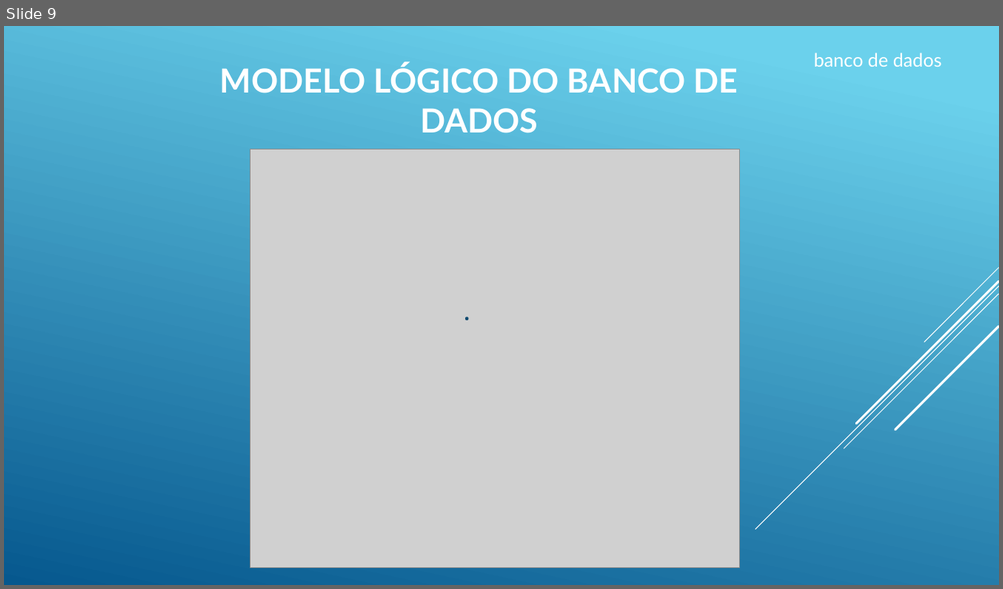
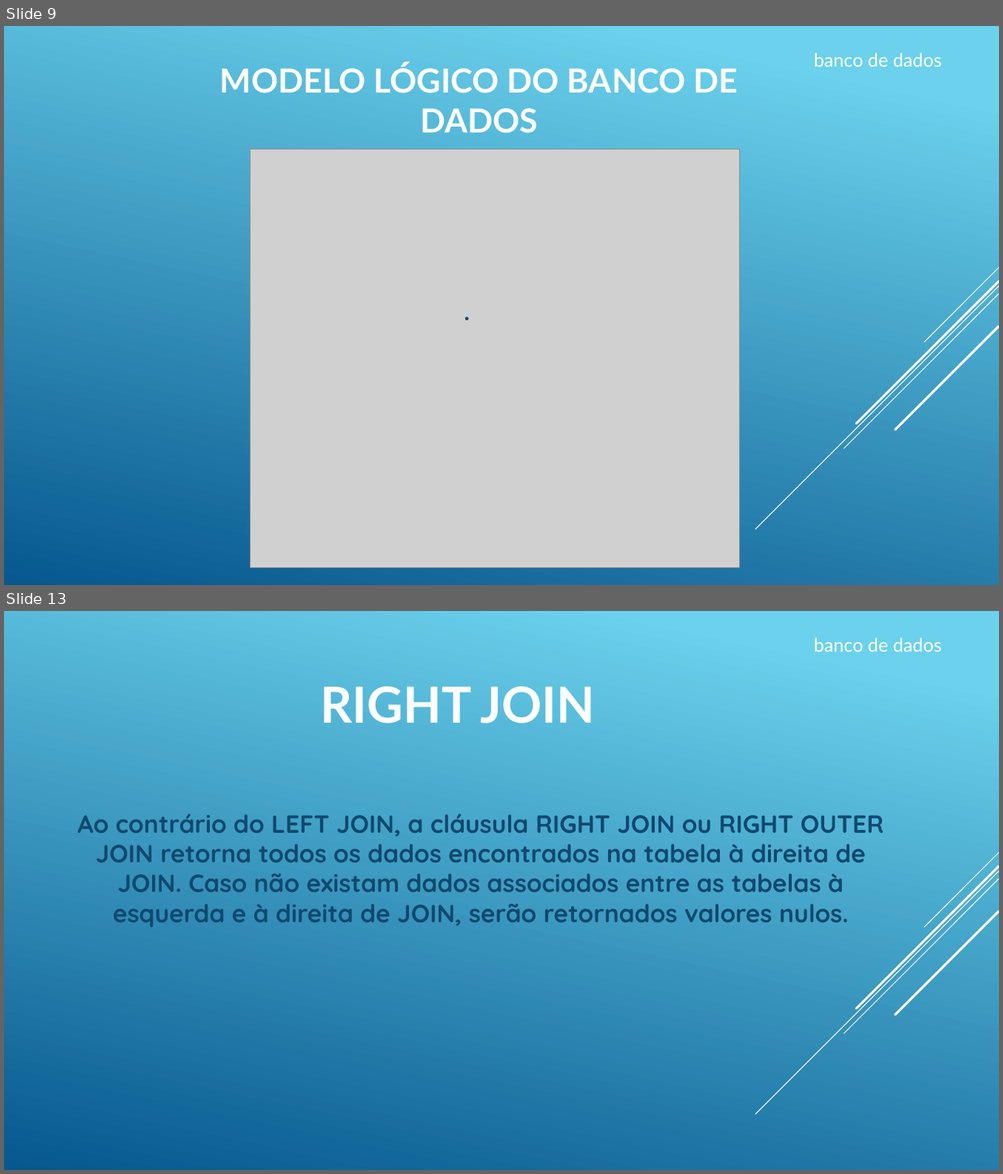
Before and after one commit to TarsilaMoreno/becajava.aulasql2, a slide deck: bancodedados.pptx. Shown one above the other, each under a label of ours: slide 9 before the commit, slides 9 and 13 after it; the slides between them are not shown. The pictures are 1003x589 and 1003x1174 pixels, drawn with LibreOffice and Linux fonts; fonts in the diff are those of the drawing; grey boxes stand for pictures. Boxes give left, top, right and bottom in pixels: in the first picture for what was removed or moved away, otherwise in the second. Text is boxed around its words. In the diff, an @@ line names an element or a change of style, - is before the commit and + after.

```diff
--- a/bancodedados.pptx
+++ b/bancodedados.pptx
@@ slide 13 added at box(4, 611, 999, 1170), background gradient #6ED2EB to #06588E; not listed: 5 template elements that a slide beside it also shows @@
@@ text added at box(814, 638, 942, 652), 18 pt, text #FFFFFF @@
+banco de dados
@@ title added at box(321, 686, 595, 723), 48 pt, text #FFFFFF, bold @@
+RIGHT JOIN
@@ text added at box(77, 814, 884, 928), 24 pt, text #0F496F, bold @@
+Ao contrário do LEFT JOIN, a cláusula RIGHT JOIN ou RIGHT OUTER JOIN retorna todos os dados encontrados na tabela à direita de JOIN. Caso não existam dados associados entre as tabelas à esquerda e à direita de JOIN, serão retornados valores nulos.
```
Also in this commit, not shown: 1 slide changed, 3 other slides added.
